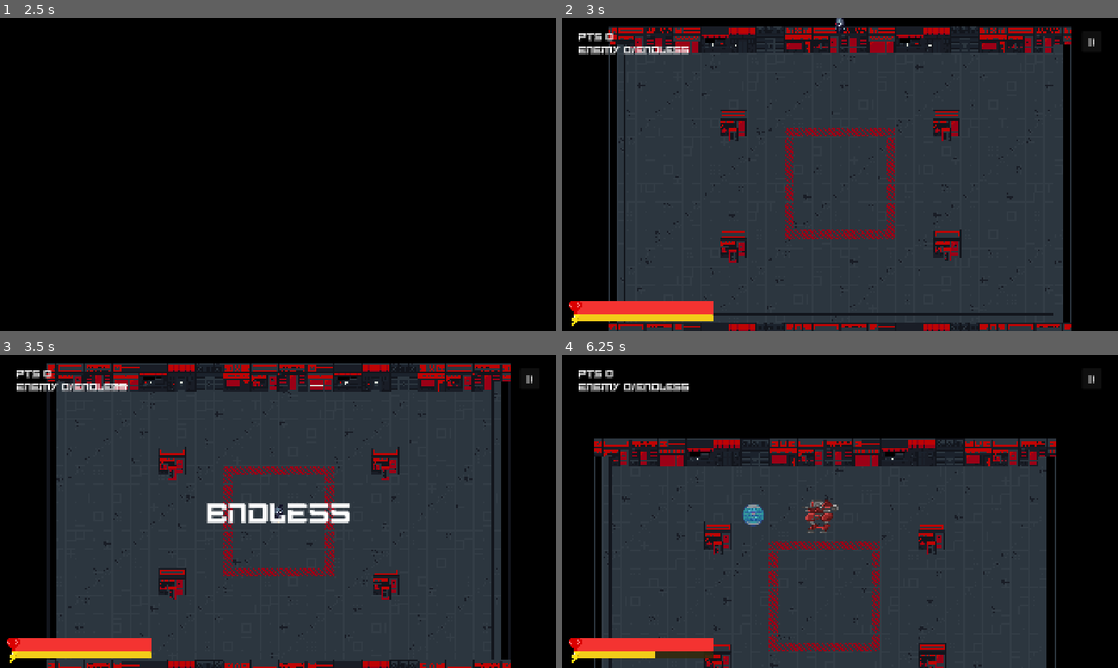
Above: before the commit, frames 1-4 (two rows, left to right).
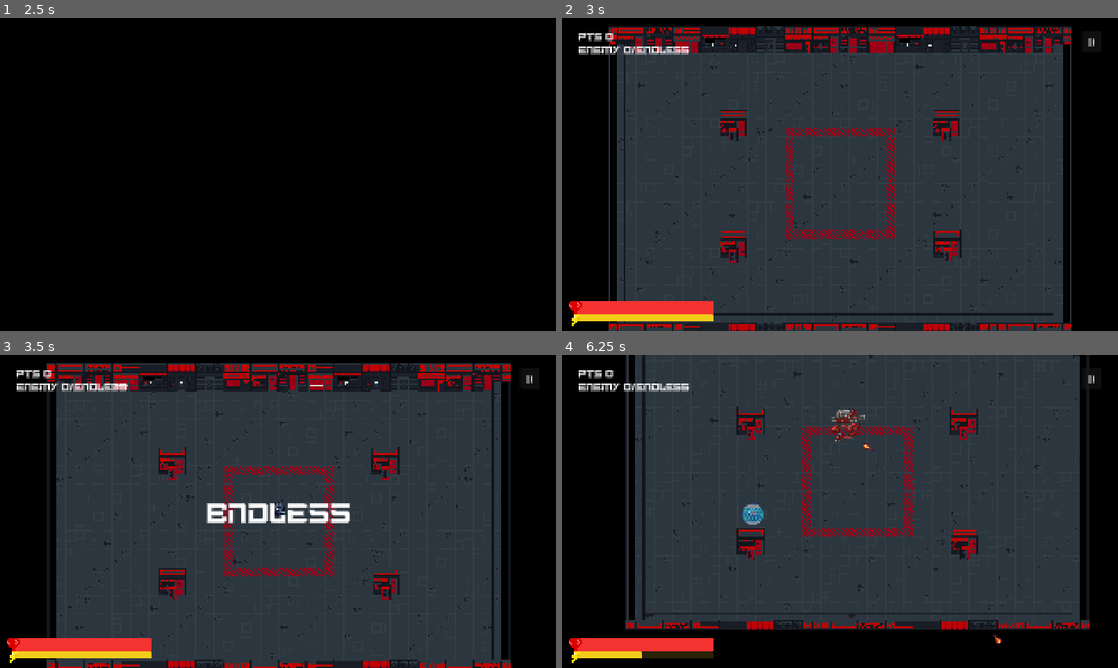
Above: after the commit, the same moments.

Repository: Oncomito/BBArsenal
Game: Godot game, scene res://scenes/ui/splash.tscn
The game is run twice, just before and just after one commit, with the same random seed, the same clock (stepped at 60 frames per second) and the same inputs.
Inputs (mouse positions are in pixels of both pictures, inside the frame that each line leads up to):
- Up to frame 1 (2.5 s): tap Enter (kb_enter) at 0.5 s; move the mouse to (400, 158) at 0.52 s; hold D (player_right) 0.53-1.25 s; hold Enter (kb_enter) 0.53-1.25 s; click (400, 158) at 0.67 s; click "Start" at 1.25 s; click "Endless" at 2 s
- Up to frame 2 (3 s): move the mouse to (728, 190) at 2.77 s; hold S (player_down) from 2.78 s (still down); tap Shift (player_dash) at 2.85 s
- Up to frame 3 (3.5 s): keep holding S (player_down)
- Up to frame 4 (6.25 s): move the mouse to (895, 442) at 3.52 s; release S (player_down) at 3.53 s; press the mouse at (895, 442) at 3.53 s; hold D (player_right) 3.53-4.28 s; move the mouse to (812, 574) at 4.27 s; release the mouse at (812, 574) at 4.28 s; hold W (player_up) 4.28-5.03 s; right-click (812, 574) at 4.35 s; click (812, 574) at 4.42 s; move the mouse to (1006, 558) at 5.02 s; hold Enter (kb_enter) 5.03-5.78 s; hold A (player_left) from 5.03 s (still down); move the mouse to (673, 464) at 5.77 s; tap Shift (player_dash) at 5.85 s

Frame 1 is identical in both runs. In frame 2, less than 0.1% of the frame differs, in the area x 49-51%, y 0-5%; in frame 3, less than 0.1%; in frame 4, 48%, in the area x 5-95%, y 0-100%.

Commit message:
fixing enemy death

Diff:
--- a/project.godot
+++ b/project.godot
@@ -38,6 +38,7 @@
 [global_group]
 
 player=""
+player_hitbox=""
 
 [input]
 
--- a/scenes/enemies/mecha.gd
+++ b/scenes/enemies/mecha.gd
@@ -217,7 +217,6 @@
 	if body.is_in_group("player") and is_preparing_stomp:
 		is_preparing_stomp = false
 
-
 func _on_hurtbox_area_entered(area: Area2D) -> void:
 	if area.is_in_group("player_hitbox") or area.name == "Hitbox":
 		var attacker := area.get_parent()
--- a/scenes/enemies/mecha.tscn
+++ b/scenes/enemies/mecha.tscn
@@ -68,15 +68,15 @@
 radius = 40.3907
 
 [sub_resource type="CapsuleShape2D" id="CapsuleShape2D_hurtbox"]
-radius = 24.0
-height = 58.0
+radius = 37.320065
+height = 74.64013
 
 [sub_resource type="CapsuleShape2D" id="CapsuleShape2D_vn0dp"]
-radius = 66.0
-height = 218.0
+radius = 111.0
+height = 228.0
 
 [node name="Mecha" type="CharacterBody2D" unique_id=1926874390 groups=["enemy"]]
-collision_layer = 2
+collision_layer = 0
 collision_mask = 4
 script = ExtResource("2_mecha_script")
 
@@ -115,12 +115,12 @@
 shape = SubResource("CapsuleShape2D_hurtbox")
 
 [node name="Bodybox" type="StaticBody2D" parent="." unique_id=2086730052]
-collision_layer = 0
-collision_mask = 3
+collision_layer = 2
+collision_mask = 0
 
 [node name="CollisionShape2D" type="CollisionShape2D" parent="Bodybox" unique_id=1808352292]
-position = Vector2(0, -66)
-rotation = -1.5707964
+position = Vector2(0, -117)
+rotation = -3.1415927
 shape = SubResource("CapsuleShape2D_vn0dp")
 
 [node name="AudioStreamPlayer2D" type="AudioStreamPlayer2D" parent="." unique_id=1501155434]
--- a/scenes/player/player.gd
+++ b/scenes/player/player.gd
@@ -145,7 +145,8 @@
 func _handle_dash_damage() -> void:
 	for enemy in get_tree().get_nodes_in_group("enemy"):
 		if is_instance_valid(enemy) and not _dash_hit_enemies.has(enemy):
-			if global_position.distance_to(enemy.global_position) < 95.0:
+			var enemy_position = enemy.global_position + Vector2(0.0, -115)
+			if global_position.distance_to(enemy.global_position) < 250.0:
 				if enemy.has_method("take_damage"):
 					enemy.take_damage(dash_damage)
 					_dash_hit_enemies.append(enemy)
@@ -305,7 +306,7 @@
 func _perform_parry() -> void:
 	is_attacking = true
 	is_invulnerable = true
-	parry_timer.start(0.35)
+	parry_timer.start(0.1)
 	_play_animation("parry_" + facing_direction)
 	_check_parry()
 
@@ -318,7 +319,7 @@
 				_play_animation("parry_" + facing_direction)
 				AudioManager.play_sfx("ting", 2.0, -8.0)
 				_on_successful_parry(proj.global_position)
-				break
+				return
 
 func _on_successful_parry(pos: Vector2) -> void:
 	if HIT_EFFECT_SCENE and get_tree().current_scene:
@@ -330,7 +331,7 @@
 
 	camera_shake(14.0, 0.2)
 	AudioManager.play_sfx("ting", 1.8, 3.0)
-	energize(35.0)
+	energize(2.5)
 
 func _input_move(delta: float) -> void:
 	var locked := _bounce_lock_timer > 0.0
@@ -551,7 +552,7 @@
 		animated_sprite.visible = true
 		animated_sprite.modulate = Color(1.0, 1.0, 1.0, 1.0)
 		animated_sprite.scale = Vector2(3.6, 4.5)
-		animated_sprite.position = Vector2(1.0, -1100.0)
+		animated_sprite.position = Vector2(1.0, -2000.0)
 
 func play_drop_in_animation(target_global_pos: Vector2) -> void:
 	prepare_drop_in(target_global_pos)
@@ -575,9 +576,18 @@
 			get_tree().current_scene.call_deferred("add_child", hit)
 
 		animated_sprite.scale = Vector2(4.7, 3.3)
-		var land_tween := create_tween()
-		land_tween.tween_property(animated_sprite, "scale", Vector2(4.0, 4.0), 0.16).set_trans(Tween.TRANS_BACK).set_ease(Tween.EASE_OUT)
-		await land_tween.finished
+		var bounce_tween := create_tween().set_parallel(true)
+		bounce_tween.tween_property(animated_sprite, "scale", Vector2(3.8, 4.2), 0.12).set_trans(Tween.TRANS_SINE).set_ease(Tween.EASE_OUT)
+		bounce_tween.tween_property(animated_sprite, "position", Vector2(1.0, -120.0), 0.12).set_trans(Tween.TRANS_QUAD).set_ease(Tween.EASE_OUT)
+		await bounce_tween.finished
+
+		if not is_inside_tree():
+			return
+
+		var settle_tween := create_tween().set_parallel(true)
+		settle_tween.tween_property(animated_sprite, "scale", Vector2(4.0, 4.0), 0.1).set_trans(Tween.TRANS_SINE).set_ease(Tween.EASE_IN)
+		settle_tween.tween_property(animated_sprite, "position", Vector2(1.0, -60.0), 0.1).set_trans(Tween.TRANS_QUAD).set_ease(Tween.EASE_IN)
+		await settle_tween.finished
 
 	is_transitioning = false
 	is_invulnerable = false
--- a/scenes/player/player.tscn
+++ b/scenes/player/player.tscn
@@ -479,6 +479,7 @@
 height = 46.0
 
 [sub_resource type="CircleShape2D" id="CircleShape2D_behr0"]
+radius = 11.81794
 
 [sub_resource type="CapsuleShape2D" id="CapsuleShape2D_1mmru"]
 radius = 22.0
@@ -515,7 +516,7 @@
 [node name="ParryTimer" type="Timer" parent="." unique_id=855689762]
 unique_name_in_owner = true
 
-[node name="Hitbox" type="Area2D" parent="." unique_id=200786888]
+[node name="Hitbox" type="Area2D" parent="." unique_id=200786888 groups=["player_hitbox"]]
 
 [node name="Collision" type="CollisionShape2D" parent="Hitbox" unique_id=1009863355]
 position = Vector2(0, -57)
@@ -529,6 +530,7 @@
 shape = SubResource("CapsuleShape2D_1mmru")
 
 [node name="Shield" parent="." unique_id=828424897 instance=ExtResource("2_shield")]
+visible = false
 position = Vector2(0, -54)
 
 [connection signal="timeout" from="DashTimer" to="." method="_on_dash_timer_timeout"]
Binary file changed: assets/images/splash_screen.png
